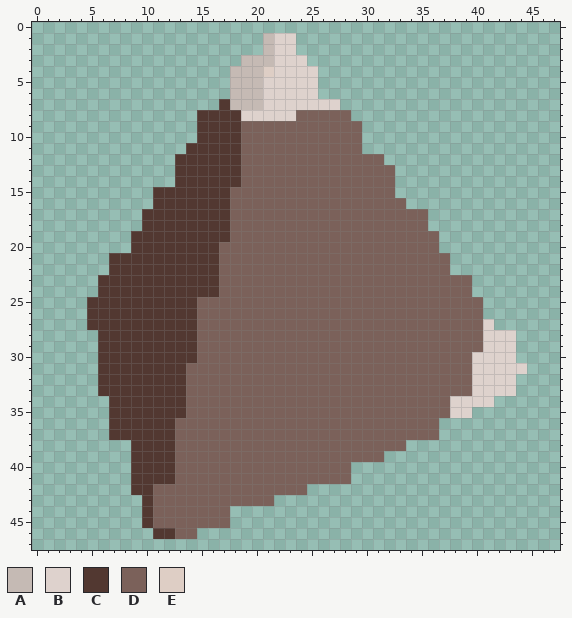
Pixel-art file, stored at src/skins/british-museum/dice1-a.aseprite. The first picture shows the starting point.
48x48 pixels, 1 frame.
Palette (. is transparent): A #c5bab4  B #ded2cd  C #523831  D #7b615a  E #decec5
Pixels before, first column x 5:
 1 ................ABB.....................
 2 ................ABB.....................
 3 ..............AAABBB....................
 4 .............AAAEBBBB...................
 5 .............AAABBBBB...................
 6 .............AAABBBBB...................
 7 ............CAAABBBBBBB.................
 8 ..........CCCCBBBBBDDDDD................
 9 ..........CCCCDDDDDDDDDDD...............
10 ..........CCCCDDDDDDDDDDD...............
11 .........CCCCCDDDDDDDDDDD...............
12 ........CCCCCCDDDDDDDDDDDDD.............
13 ........CCCCCCDDDDDDDDDDDDDD............
14 ........CCCCCCDDDDDDDDDDDDDD............
15 ......CCCCCCCDDDDDDDDDDDDDDD............
16 ......CCCCCCCDDDDDDDDDDDDDDDD...........
17 .....CCCCCCCCDDDDDDDDDDDDDDDDDD.........
18 .....CCCCCCCCDDDDDDDDDDDDDDDDDD.........
19 ....CCCCCCCCCDDDDDDDDDDDDDDDDDDD........
20 ....CCCCCCCCDDDDDDDDDDDDDDDDDDDD........
21 ..CCCCCCCCCCDDDDDDDDDDDDDDDDDDDDD.......
22 ..CCCCCCCCCCDDDDDDDDDDDDDDDDDDDDD.......
23 .CCCCCCCCCCCDDDDDDDDDDDDDDDDDDDDDDD.....
24 .CCCCCCCCCCCDDDDDDDDDDDDDDDDDDDDDDD.....
25 CCCCCCCCCCDDDDDDDDDDDDDDDDDDDDDDDDDD....
26 CCCCCCCCCCDDDDDDDDDDDDDDDDDDDDDDDDDD....
27 CCCCCCCCCCDDDDDDDDDDDDDDDDDDDDDDDDDDB...
28 .CCCCCCCCCDDDDDDDDDDDDDDDDDDDDDDDDDDBBB.
29 .CCCCCCCCCDDDDDDDDDDDDDDDDDDDDDDDDDDBBB.
30 .CCCCCCCCCDDDDDDDDDDDDDDDDDDDDDDDDDBBBB.
31 .CCCCCCCCDDDDDDDDDDDDDDDDDDDDDDDDDDBBBBB
32 .CCCCCCCCDDDDDDDDDDDDDDDDDDDDDDDDDDBBBB.
33 .CCCCCCCCDDDDDDDDDDDDDDDDDDDDDDDDDDBBBB.
34 ..CCCCCCCDDDDDDDDDDDDDDDDDDDDDDDDBBBB...
35 ..CCCCCCCDDDDDDDDDDDDDDDDDDDDDDDDBB.....
36 ..CCCCCCDDDDDDDDDDDDDDDDDDDDDDDD........
37 ..CCCCCCDDDDDDDDDDDDDDDDDDDDDDDD........
38 ....CCCCDDDDDDDDDDDDDDDDDDDDD...........
39 ....CCCCDDDDDDDDDDDDDDDDDDD.............
40 ....CCCCDDDDDDDDDDDDDDDD................
41 ....CCCCDDDDDDDDDDDDDDDD................
42 ....CCDDDDDDDDDDDDDD....................
43 .....CDDDDDDDDDDD.......................
44 .....CDDDDDDD...........................
45 .....CDDDDDDD...........................
46 ......CCDD..............................
Now the later version:
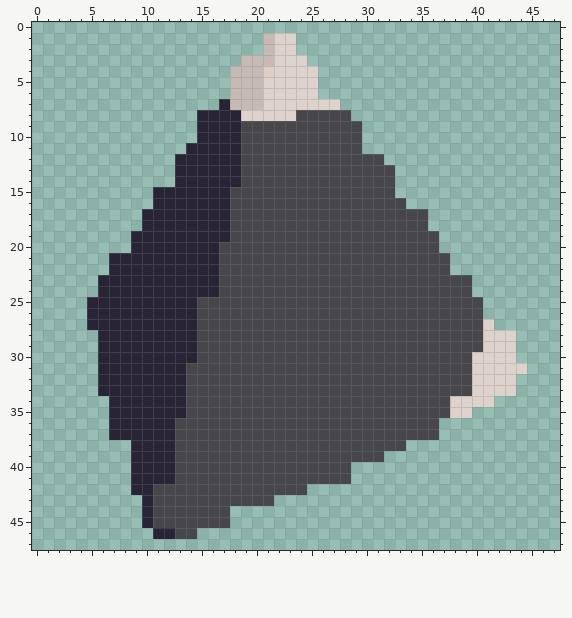
Difference:
colour C: #523831 -> #282435
colour D: #7b615a -> #47464b
Changed places in both pictures, as pixel boxes (x1, y1, x2, y2):
changed: (87, 99, 483, 539)
